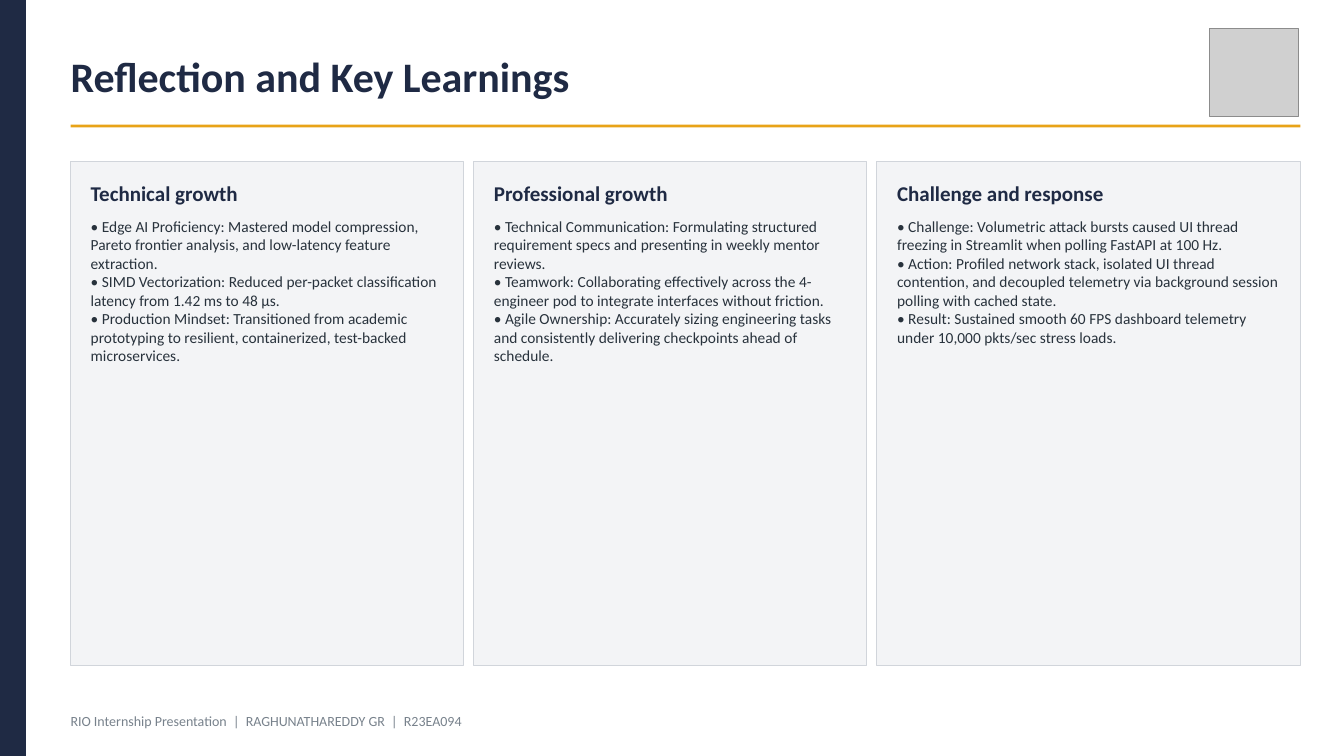
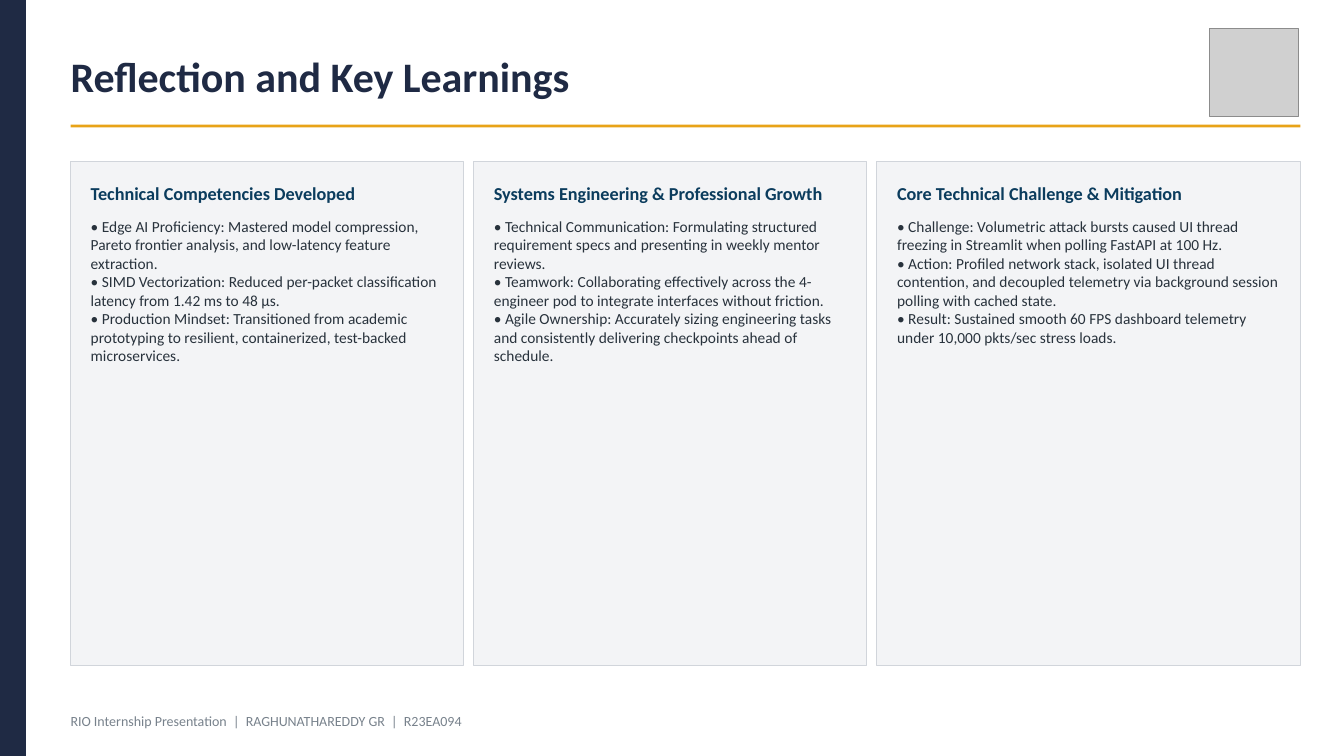
Before and after one commit to Raghunath2604/RIO_PROJECT-SMART_CITY-, a slide deck: slide 7 of docs/RIO_Internship_Presentation_R23EA094.pptx. Drawn at 1344x756 pixels with LibreOffice and Linux fonts; fonts in the diff are those of the drawing; grey boxes stand for pictures. Boxes give left, top, right and bottom in pixels: in the first picture for what was removed or moved away, otherwise in the second. Text is boxed around its words. In the diff, an @@ line names an element or a change of style, - is before the commit and + after.

Commit message:
style: apply full body text justification, professional typography, card alignments and clean headers across all deliverables

```diff
--- a/docs/RIO_Internship_Presentation_R23EA094.pptx
+++ b/docs/RIO_Internship_Presentation_R23EA094.pptx
@@ text at [91,187,355,203]: text changed; size 15 to 13 pt; text colour #1F2A44 to #0B3C5D @@
-Technical growth
+Technical Competencies Developed
@@ text at [494,187,822,203]: text changed; size 15 to 13 pt; text colour #1F2A44 to #0B3C5D @@
-Professional growth
+Systems Engineering & Professional Growth
@@ text at [897,187,1182,203]: text changed; size 15 to 13 pt; text colour #1F2A44 to #0B3C5D @@
-Challenge and response
+Core Technical Challenge & Mitigation
```
Also in this commit, not shown: 5 other slides changed, 9 other files.
